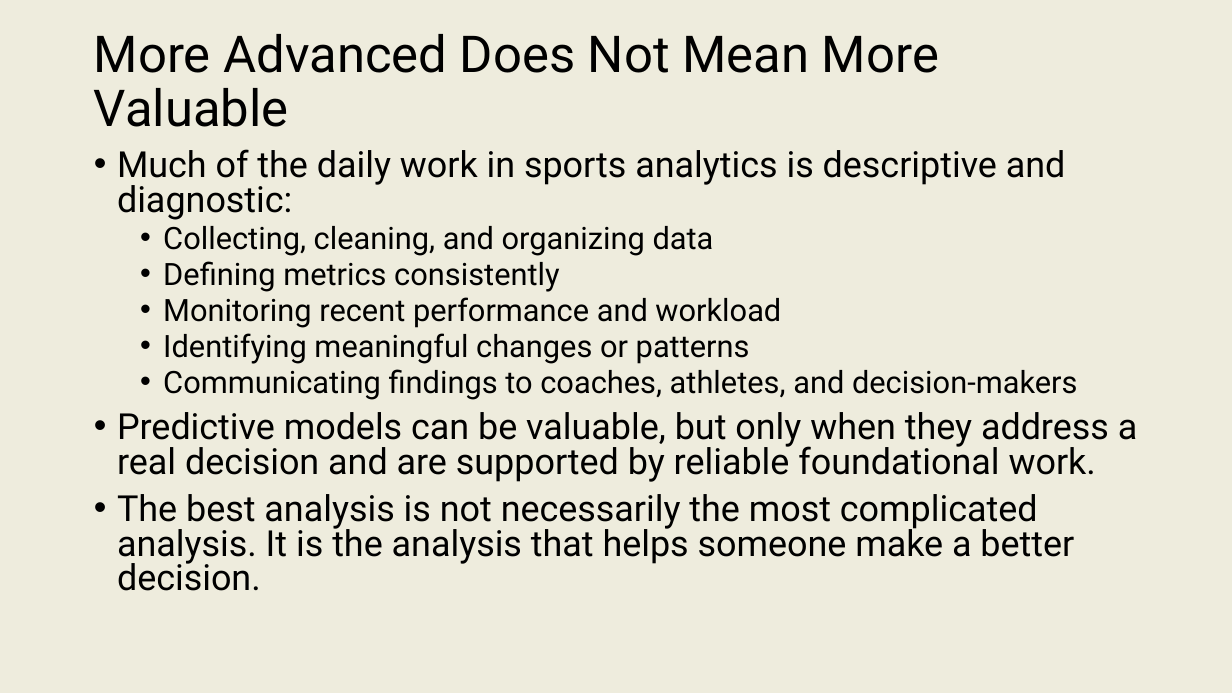
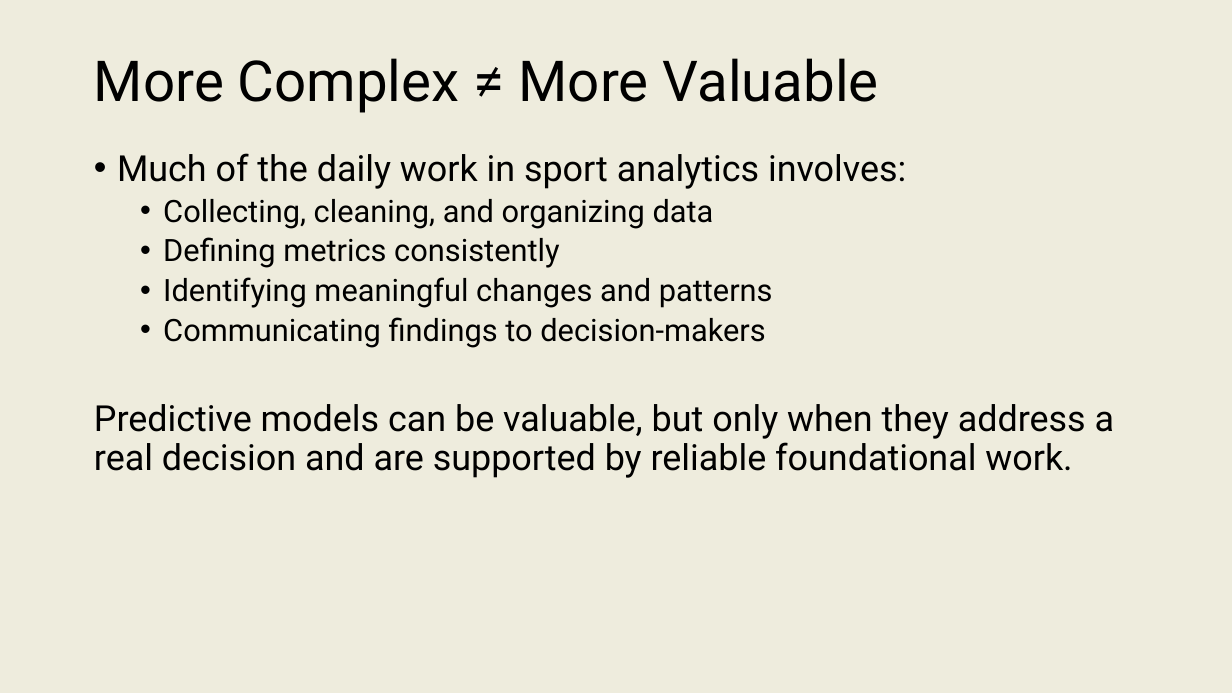
Before and after one commit to onishisaryu/HES-3000-Sports-Data-Analytics, a slide deck: slide 24 of pptx canvas/Lecture2.pptx (slide 20 before the commit). Drawn at 1232x693 pixels with LibreOffice and Linux fonts; fonts in the diff are those of the drawing. Boxes give left, top, right and bottom in pixels: in the first picture for what was removed or moved away, otherwise in the second. Text is boxed around its words. In the diff, an @@ line names an element or a change of style, - is before the commit and + after.

```diff
--- a/pptx canvas/Lecture2.pptx
+++ b/pptx canvas/Lecture2.pptx
@@ title at (94, 58, 879, 113): text changed; size 39.6 to 44 pt @@
-More Advanced Does Not Mean More Valuable
+More Complex ≠ More Valuable
@@ text at (117, 153, 906, 189): text changed @@
-• Much of the daily work in sports analytics is descriptive and diagnostic:
+• Much of the daily work in sport analytics involves:
@@ text at (94, 199, 1115, 478): line spacing 0.8 to 0.9; bullet • to none @@
@@ text at (163, 277, 773, 348): text changed @@
-  • Monitoring recent performance and workload
-  • Identifying meaningful changes or patterns
-  • Communicating findings to coaches, athletes, and decision-makers
+  • Identifying meaningful changes and patterns
+  • Communicating findings to decision-makers
@@ text at (117, 494, 1074, 591): paragraph removed @@
-• The best analysis is not necessarily the most complicated analysis. It is the analysis that helps someone make a better decision.
```
Also in this commit, not shown: 21 other slides changed, 2 slides added, 4 other files.
